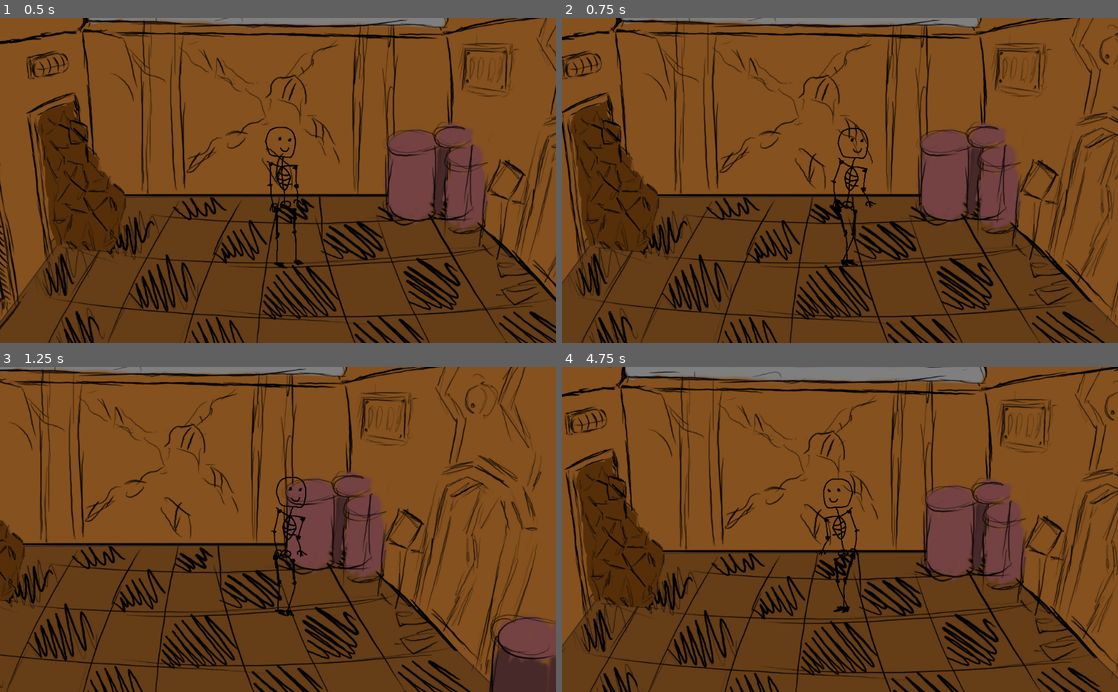
Above: before the commit, frames 1-4 (two rows, left to right).
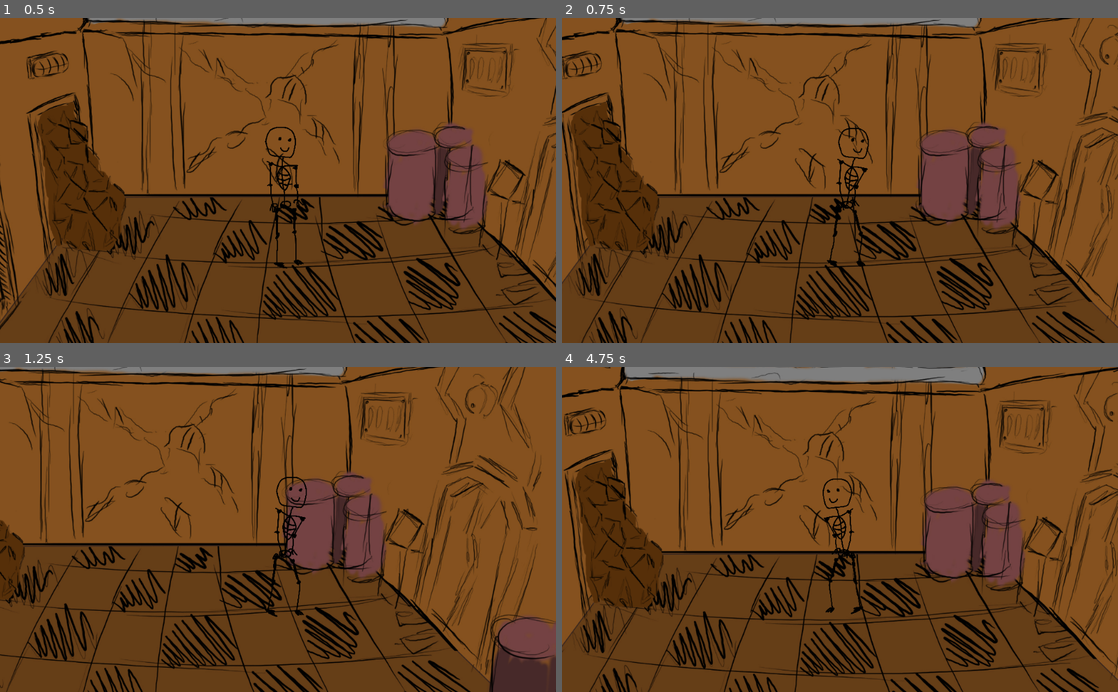
Above: after the commit, the same moments.

Repository: olejik-web/NotForgotten-Main
Game: Godot game, scene res://Room.tscn
The game is run twice, just before and just after one commit, with the same random seed, the same clock (stepped at 60 frames per second) and the same inputs.
Inputs:
- Up to frame 1 (0.5 s): no input
- Up to frame 2 (0.75 s): tap Enter at 0.5 s; hold Right (ui_right) from 0.53 s (still down)
- Up to frame 3 (1.25 s): keep holding Right (ui_right)
- Up to frame 4 (4.75 s): release Right (ui_right) at 1.28 s; hold Down (ui_down) 1.28-2.03 s; hold Right (ui_right) 2.03-2.78 s; hold Up (ui_up) 2.78-3.53 s; hold Left (ui_left) from 3.53 s (still down)

Frame 1 is identical in both runs. In frame 2, 0.5% of the frame differs, in the area x 47-57%, y 33-77%; in frame 3, 0.5%; in frame 4, 19%, in the area x 0-100%, y 0-100%.

Commit message:
1th room Collision

Diff:
--- a/Player.tscn
+++ b/Player.tscn
@@ -33,15 +33,15 @@
 
 [sub_resource type="SpriteFrames" id=4]
 animations = [ {
+"frames": [ ExtResource( 47 ) ],
+"loop": true,
+"name": "0",
+"speed": 5.0
+}, {
 "frames": [ ExtResource( 51 ), ExtResource( 49 ), ExtResource( 50 ), ExtResource( 48 ), ExtResource( 52 ), ExtResource( …(274 unchanged characters)…
 "loop": true,
-"name": "walk",
+"name": "1",
 "speed": 35.0
-}, {
-"frames": [ ExtResource( 47 ) ],
-"loop": true,
-"name": "stand",
-"speed": 5.0
 } ]
 
 [node name="KinematicBody2D" type="KinematicBody2D"]
@@ -63,7 +63,7 @@
 [node name="AnimatedSprite" type="AnimatedSprite" parent="."]
 position = Vector2( 0, -743.647 )
 frames = SubResource( 4 )
-animation = "stand"
+animation = "1"
 
 [node name="Camera2D" type="Camera2D" parent="."]
 position = Vector2( -60.9, -922.524 )
--- a/Room.tscn
+++ b/Room.tscn
@@ -45,12 +45,12 @@
 }
 
 [node name="stone" type="CollisionPolygon2D" parent="Colliders"]
-position = Vector2( 1147.3, 119.635 )
+position = Vector2( 1167.96, 126.319 )
 polygon = PoolVector2Array( 13.1294, 16.2053, 33.3337, -1.75406, 68.13, -9.6113, 89.4568, 58.8589, 138.862, 128.184, 125.719, 188.833, 112.269, 202.047, 43.4359, 195.799, 29.9663, 173.35 )
 
 [node name="walls" type="CollisionPolygon2D" parent="Colliders"]
 position = Vector2( 274.663, 393.095 )
-polygon = PoolVector2Array( -277.611, -203.749, -21.6628, -2 …(132 unchanged characters)… 32, 681.281, 196.896, 682.21, 178.459, 533.9, 36.8425, 532.4, 36.03, 530.712, 35.4675, 528.525, 35.155, 526.025, 35.155, 517.101, 37.5433, 504.202, 38.9016, 499.806, 38.7925, 490.995, 37.1036, 483.829, 33.0876, 479.043, 29.3316, 474.678, 26.6529, 468.328, 24.1725, 462.177, 22.0891, 455.232, 20.8985, 447.89, 20.6009, 438.937, 20.96, 430.037, 19.852, 418.775, 17.878, 408.321, 15.24, 400.498, 10.3698, 397.296, 1.98785, 396.003, -6.86072, 395.896, -13.0615, 395.17, -14.5138, 393.829, -15.3516, 392.153, -15.7985, 39.7888, -16.4799, 35.1947, -10.7507, 35.5693, -4.38287, 33.3218, 6.66714, 29.576, 13.0349, 29.2015, 29.8909, 27.1413, 40.0045, 23.3955, 48.807, 17.4023, 55.5494, 9.9108, 60.2316, 2.23196, 61.5426, -9.37991, 61.1681, -31.7249, 59.2716, -54.5034, 50.2662, -102.015, 120.263, -103.762, 122.307,  …(245 unchanged characters)…
+polygon = PoolVector2Array( -277.611, -203.749, -21.6628, -2 …(132 unchanged characters)… 32, 681.281, 196.896, 682.21, 178.459, 543.837, 43.0508, 496.957, 36.744, 463.531, 22.8692, 425.183, 15.6353, 422.833, 14.8807, 402.962, 5.655, 376.919, -13.92, 39.7888, -16.4799, 35.1947, -10.7507, 29.2015, 29.8909, 27.1413, 40.0045, 23.3955, 48.807, 17.4023, 55.5494, 9.9108, 60.2316, 2.23196, 61.5426, -9.37991, 61.1681, -31.7249, 59.2716, -61.9049, 59.2479, -102.015, 120.263, -103.762, 122.307,  …(245 unchanged characters)…
 one_way_collision_margin = 1.4
 __meta__ = {
 "_edit_lock_": true
--- a/scripts/MainPlayerScript.gd
+++ b/scripts/MainPlayerScript.gd
@@ -8,9 +8,8 @@
 var out = true
 var entered_trigger = false
 var from_bath = false
-var movement = false
 var enter = false
-var velocity = Vector2()
+var dir = Vector2(0,0)
 
 func _ready():
 	if Global.enter_scene == 1:
@@ -19,40 +18,11 @@
 		$AnimatedSprite.flip_h = false
 	elif Global.enter_scene == 2:
 		$AnimatedSprite.flip_h = true
-
-func get_input():
-	if Input.is_action_pressed("ui_up"):
-		if position.y > ex_room_top_limit:
-			velocity.y -= 0.6
-		$AnimatedSprite.animation = "walk"
-		movement = true
-	if Input.is_action_pressed("ui_down"):
-		if position.y < ex_room_down_limit:
-			velocity.y += 0.6
-		$AnimatedSprite.animation = "walk"
-		movement = true
+func _physics_process(delta):
+	dir.x = int(Input.is_action_pressed("ui_right")) - int(Input.is_action_pressed("ui_left"))
+	dir.y = 0.6*int(Input.is_action_pressed("ui_down")) - 0.6*int(Input.is_action_pressed("ui_up"))
+	$AnimatedSprite.animation = String(int(dir.length()>0))
+	$AnimatedSprite.flip_h = dir.x<0 || $AnimatedSprite.flip_h && dir.x==0
+	move_and_slide(dir.normalized()*speed*int(dir.length()>0))
 	scale.x = (0.5 - (ex_room_down_limit - position.y)/limit) * (downSize - orSize) + orSize
 	scale.y = (0.5 - (ex_room_down_limit - position.y)/limit) * (downSize - orSize) + orSize
-
-	if Input.is_action_pressed("ui_right"):
-		velocity.x += 1
-		$AnimatedSprite.animation = "walk"
-		$AnimatedSprite.flip_h = false
-		movement = true
-	if Input.is_action_pressed("ui_left"):
-		velocity.x -= 1
-		$AnimatedSprite.animation = "walk"
-		$AnimatedSprite.flip_h = true
-		movement = true
-	if velocity.length() > 0:
-		velocity = velocity.normalized() * speed
-	if movement:
-		$AnimatedSprite.play('walk')
-	else:
-		$AnimatedSprite.play('stand')
-	movement = false
-
-func _physics_process(delta):
-	get_input()
-	velocity = move_and_slide(velocity)
-	velocity = Vector2()
